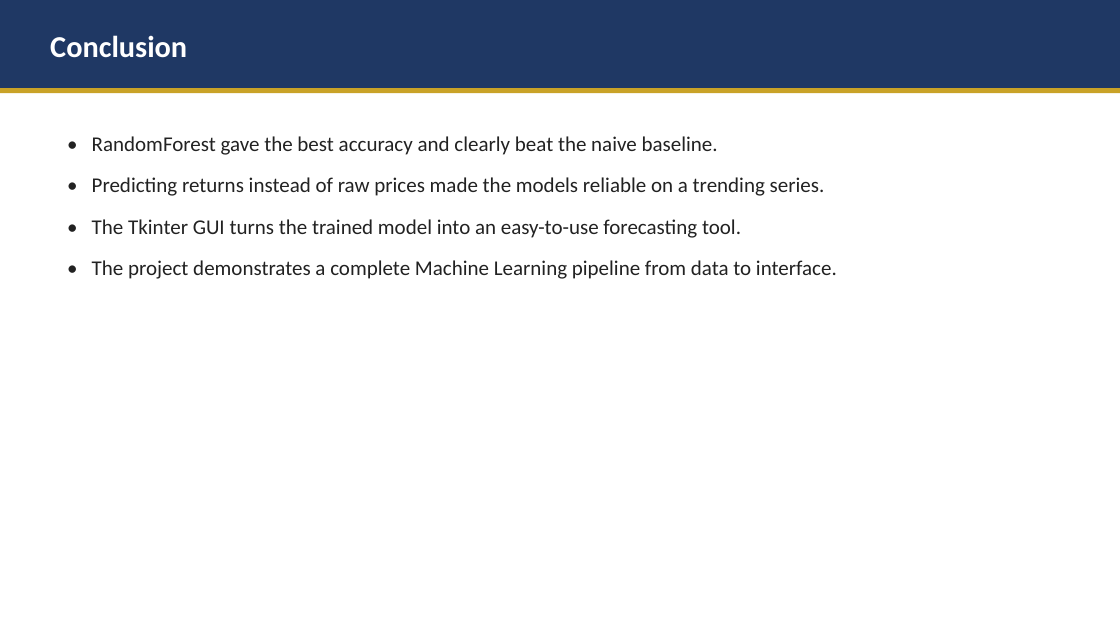
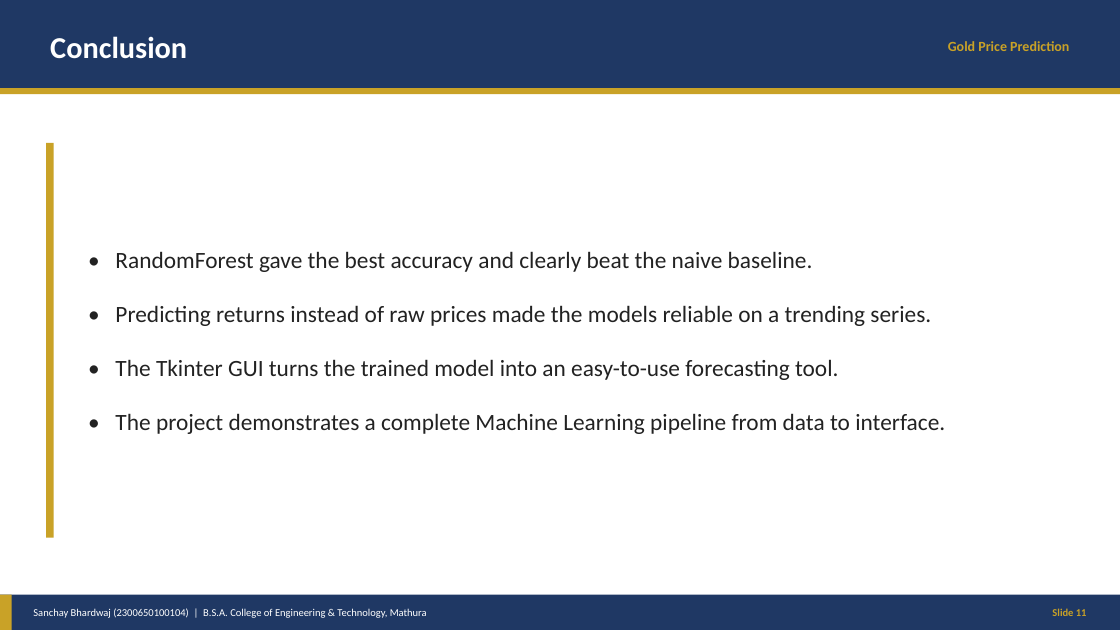
Before and after one commit to sanchaybhardwaj411-alt/gold-price-prediction, a slide deck: slide 11 of docs/Gold-Price-Prediction-Presentation.pptx. Drawn at 1120x630 pixels with LibreOffice and Linux fonts; fonts in the diff are those of the drawing. Boxes give left, top, right and bottom in pixels: in the first picture for what was removed or moved away, otherwise in the second. Text is boxed around its words. In the diff, an @@ line names an element or a change of style, - is before the commit and + after.

Commit message:
Redesign presentation: full-page slides, Sanchay-only attribution, results chart

```diff
--- a/docs/Gold-Price-Prediction-Presentation.pptx
+++ b/docs/Gold-Price-Prediction-Presentation.pptx
@@ text added at box(948, 41, 1069, 51), 12 pt, text #C9A227, bold @@
+Gold Price Prediction
@@ rectangle added at box(46, 143, 54, 538), fill #C9A227 @@
@@ text "• RandomForest gave the best ...": place and size @@
-text "• RandomForest gave the best ..." at box(92, 136, 837, 279)
+text "• RandomForest gave the best ..." at box(115, 251, 945, 434)
@@ text "• RandomForest gave the best ..." at box(115, 251, 945, 434): size 18 to 20 pt; more space between paragraphs; vertical alignment top to middle @@
@@ rectangle added at box(0, 595, 1120, 630), fill #1F3864 @@
@@ rectangle added at box(0, 595, 12, 630), fill #C9A227 @@
@@ text added at box(33, 608, 427, 618), 9 pt, text #FFFFFF @@
+Sanchay Bhardwaj (2300650100104) | B.S.A. College of Engineering & Technology, Mathura
@@ text added at box(1052, 608, 1087, 616), 9 pt, text #C9A227, bold @@
+Slide 11
```
Also in this commit, not shown: 11 other slides changed, 1 slide added, 1 slide removed, 4 other files.
